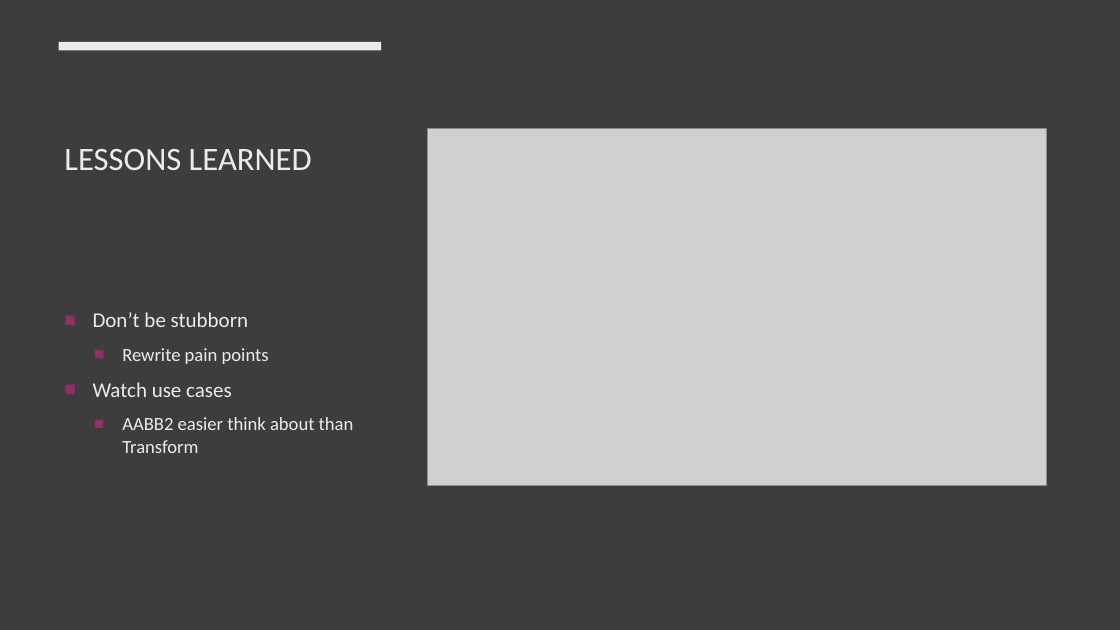
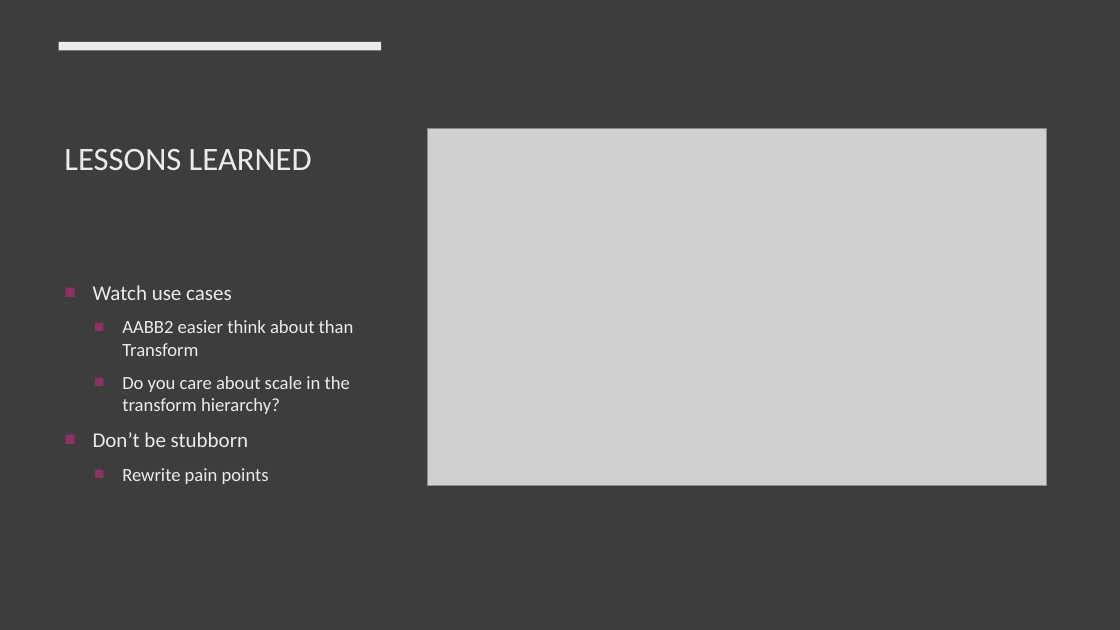
Before and after one commit to JSarasua/SlayTheSpire, a slide deck: slide 9 of Docs/Slay the spire GUI Midterm.pptx. Drawn at 1120x630 pixels with LibreOffice and Linux fonts; fonts in the diff are those of the drawing; grey boxes stand for pictures. Boxes give left, top, right and bottom in pixels: in the first picture for what was removed or moved away, otherwise in the second. Text is boxed around its words. In the diff, an @@ line names an element or a change of style, - is before the commit and + after.

Commit message:
Updated presentation

```diff
--- a/Docs/Slay the spire GUI Midterm.pptx
+++ b/Docs/Slay the spire GUI Midterm.pptx
@@ text at (93, 285, 354, 414): paragraphs added @@
+■ Watch use cases
+  ■ AABB2 easier think about than Transform
+  ■ Do you care about scale in the transform hierarchy?
@@ text at (93, 382, 354, 453): paragraphs removed @@
-■ Watch use cases
-  ■ AABB2 easier think about than Transform
```
Also in this commit, not shown: 1 other slide changed.
